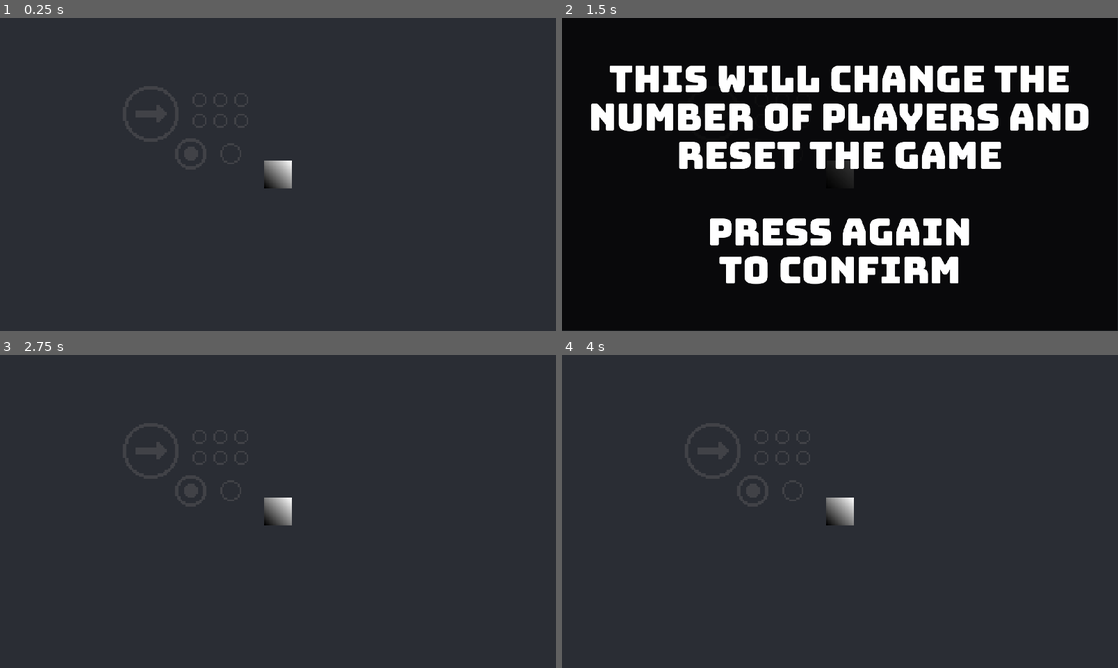
Above: before the commit, frames 1-4 (two rows, left to right).
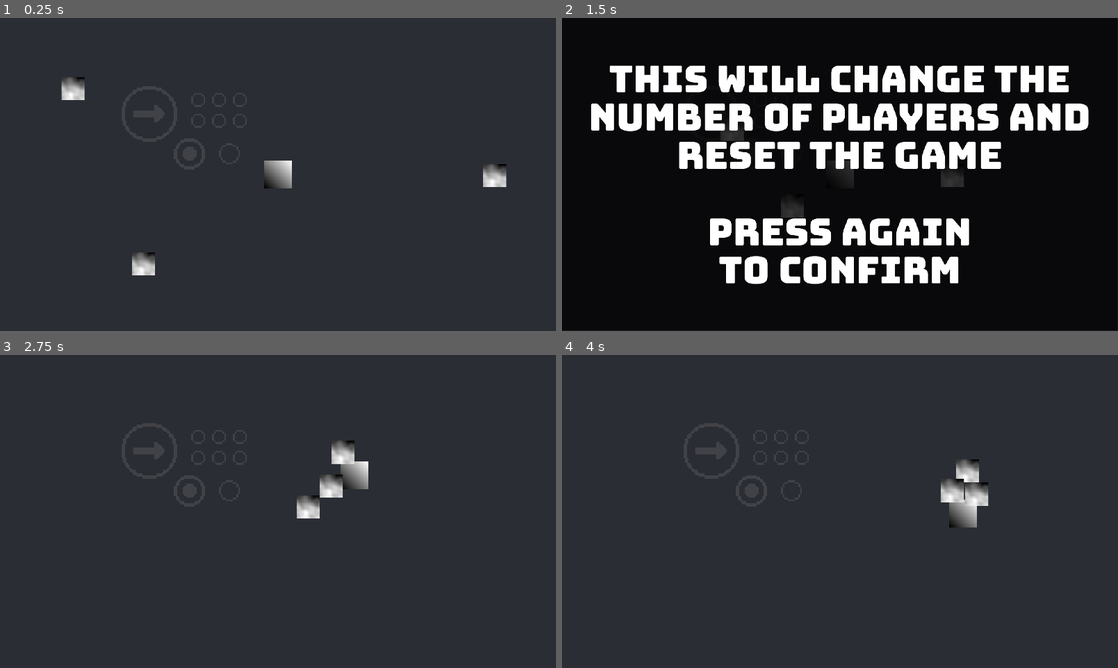
Above: after the commit, the same moments.

Repository: tm-nielsen/arcade-jam-2024
Game: Godot game, scene res://scenes/root.tscn
Two runs of this game, one before a commit and one after it. Both use one fixed random seed, a clock stepped at 60 frames per second and the inputs below.
Inputs (mouse positions are in pixels of both pictures, inside the frame that each line leads up to):
- Up to frame 1 (0.25 s): no input
- Up to frame 2 (1.5 s): move the mouse to (962, 158) at 0.52 s; tap 1 (select_1_player) at 0.6 s; move the mouse to (728, 190) at 1.27 s; tap 2 (select_2_players) at 1.35 s
- Up to frame 3 (2.75 s): move the mouse to (333, 442) at 2.02 s; tap 1 (select_1_player) at 2.1 s
- Up to frame 4 (4 s): move the mouse to (812, 574) at 2.77 s; tap 2 (select_2_players) at 2.85 s; move the mouse to (1006, 558) at 3.52 s; tap 1 (select_1_player) at 3.6 s

The runs differ from the first frame. In frame 1, 0.8% of the frame differs, in the area x 11-92%, y 18-83%; in frame 2, 0.5%; in frame 3, 1.6%, in the area x 47-67%, y 27-55%; in frame 4, 1.6%.

Commit message:
Added basic enemy

Diff:
--- a/scenes/game.tscn
+++ b/scenes/game.tscn
@@ -1,7 +1,8 @@
-[gd_scene load_steps=7 format=3 uid="uid://bni3066uriymy"]
+[gd_scene load_steps=8 format=3 uid="uid://bni3066uriymy"]
 
 [ext_resource type="PackedScene" uid="uid://dp7ps7ubbnqp8" path="res://scenes/prefabs/player.tscn" id="1_xvq7o"]
 [ext_resource type="Texture2D" uid="uid://cfnskwsshydp5" path="res://sprites/ground_instructions.png" id="1_yb8dm"]
+[ext_resource type="PackedScene" uid="uid://snqevw5plu38" path="res://scenes/prefabs/enemy.tscn" id="3_bjmh1"]
 
 [sub_resource type="WorldBoundaryShape2D" id="WorldBoundaryShape2D_1g13r"]
 normal = Vector2(0, 1)
@@ -21,12 +22,6 @@
 [node name="Game" type="Node2D"]
 texture_filter = 1
 
-[node name="GroundInstructions" type="Sprite2D" parent="."]
-self_modulate = Color(1, 1, 1, 0.392157)
-position = Vector2(-80, -40)
-scale = Vector2(1.5, 1.5)
-texture = ExtResource("1_yb8dm")
-
 [node name="Camera2D" type="Camera2D" parent="."]
 drag_left_margin = 0.25
 drag_top_margin = 0.25
@@ -34,12 +29,6 @@
 drag_bottom_margin = 0.25
 editor_draw_screen = false
 editor_draw_drag_margin = true
-
-[node name="Player1" parent="." instance=ExtResource("1_xvq7o")]
-
-[node name="Player2" parent="." instance=ExtResource("1_xvq7o")]
-position = Vector2(64, 0)
-player_number = 2
 
 [node name="Walls" type="StaticBody2D" parent="."]
 
@@ -54,3 +43,24 @@
 
 [node name="Right" type="CollisionShape2D" parent="Walls"]
 shape = SubResource("WorldBoundaryShape2D_rjfb1")
+
+[node name="GroundInstructions" type="Sprite2D" parent="."]
+self_modulate = Color(1, 1, 1, 0.392157)
+position = Vector2(-81, -40)
+scale = Vector2(1.5, 1.5)
+texture = ExtResource("1_yb8dm")
+
+[node name="Player1" parent="." instance=ExtResource("1_xvq7o")]
+
+[node name="Player2" parent="." instance=ExtResource("1_xvq7o")]
+position = Vector2(64, 0)
+player_number = 2
+
+[node name="Enemy" parent="." instance=ExtResource("3_bjmh1")]
+position = Vector2(191, 1)
+
+[node name="Enemy2" parent="." instance=ExtResource("3_bjmh1")]
+position = Vector2(-180, -75)
+
+[node name="Enemy3" parent="." instance=ExtResource("3_bjmh1")]
+position = Vector2(-119, 79)
--- a/scenes/prefabs/coin.tscn
+++ b/scenes/prefabs/coin.tscn
@@ -20,6 +20,7 @@
 collision_layer = 4
 collision_mask = 15
 physics_material_override = SubResource("PhysicsMaterial_laooj")
+continuous_cd = 1
 max_contacts_reported = 6
 contact_monitor = true
 angular_velocity = 349.066
--- /dev/null
+++ b/scenes/prefabs/enemy.tscn
@@ -0,0 +1,34 @@
+[gd_scene load_steps=6 format=3 uid="uid://snqevw5plu38"]
+
+[ext_resource type="Script" path="res://scripts/enemy_controller.gd" id="1_xlscy"]
+
+[sub_resource type="FastNoiseLite" id="FastNoiseLite_b4x6q"]
+
+[sub_resource type="NoiseTexture2D" id="NoiseTexture2D_mgn3x"]
+width = 20
+height = 20
+noise = SubResource("FastNoiseLite_b4x6q")
+
+[sub_resource type="CircleShape2D" id="CircleShape2D_mkrrg"]
+
+[sub_resource type="CircleShape2D" id="CircleShape2D_vy17k"]
+radius = 8.0
+
+[node name="Enemy" type="CharacterBody2D"]
+texture_filter = 1
+collision_layer = 8
+collision_mask = 13
+script = ExtResource("1_xlscy")
+
+[node name="Sprite2D" type="Sprite2D" parent="."]
+texture = SubResource("NoiseTexture2D_mgn3x")
+
+[node name="CollisionShape2D" type="CollisionShape2D" parent="."]
+shape = SubResource("CircleShape2D_mkrrg")
+
+[node name="PlayerCollisionArea" type="Area2D" parent="."]
+collision_layer = 8
+collision_mask = 2
+
+[node name="CollisionShape2D" type="CollisionShape2D" parent="PlayerCollisionArea"]
+shape = SubResource("CircleShape2D_vy17k")
--- a/scenes/prefabs/player.tscn
+++ b/scenes/prefabs/player.tscn
@@ -15,7 +15,7 @@
 height = 24
 fill_from = Vector2(0, 1)
 
-[node name="Player" type="CharacterBody2D" node_paths=PackedStringArray("dash_timer", "coin_thrower")]
+[node name="Player" type="CharacterBody2D" node_paths=PackedStringArray("dash_timer", "coin_thrower") groups=["players"]]
 texture_filter = 1
 collision_layer = 2
 collision_mask = 13
--- a/scripts/coin_controller.gd
+++ b/scripts/coin_controller.gd
@@ -1,7 +1,10 @@
+class_name CoinController
 extends RigidBody2D
 
 @export var post_collision_damping: float = 5
 @export var post_collision_angular_damping: float = 5
+
+@export var score_multiplier_increment: float = 0.5
 
 @export_subgroup("trail", "trail")
 @export var trail_line_node: Line2D
@@ -10,6 +13,7 @@
 @export var trail_cutoff_speed: float = 10
 
 var trail_delay: float = 0
+var score_multiplier: float = 1.0
 
 
 func _ready():
@@ -37,7 +41,12 @@
 
   trail_line_node.points = points
 
-func _on_body_entered(_body: PhysicsBody2D):
+func _on_body_entered(body: PhysicsBody2D):
   linear_damp = post_collision_damping
   angular_damp = post_collision_angular_damping
   add_trail_point()
+
+  if body is EnemyController:
+    body.on_coin_hit(score_multiplier)
+
+  score_multiplier += score_multiplier_increment
--- /dev/null
+++ b/scripts/enemy_controller.gd
@@ -0,0 +1,36 @@
+class_name EnemyController
+extends CharacterBody2D
+
+@export var acceleration: float = 2
+@export var damping: float = 0.8
+@export var score_value: int = 50
+
+
+func _physics_process(delta):
+  var target_position = get_closest_player_position()
+
+  var direction = (target_position - position).normalized()
+  velocity += direction * acceleration
+  velocity *= 1.0 - damping * delta
+
+  move_and_slide()
+
+
+func get_closest_player_position() -> Vector2:
+  var players = get_tree().get_nodes_in_group("players")
+
+  var closest_position = players[0].position
+  var distance_to_closest_player = position.distance_squared_to(closest_position)
+
+  for player in players:
+    var distance_to_player = position.distance_squared_to(player.position)
+    if distance_to_player < distance_to_closest_player:
+      distance_to_closest_player = distance_to_player
+      closest_position = player.position
+
+  return closest_position
+
+
+func on_coin_hit(score_multiplier: float):
+  # TODO: add corpse /
+  queue_free()
